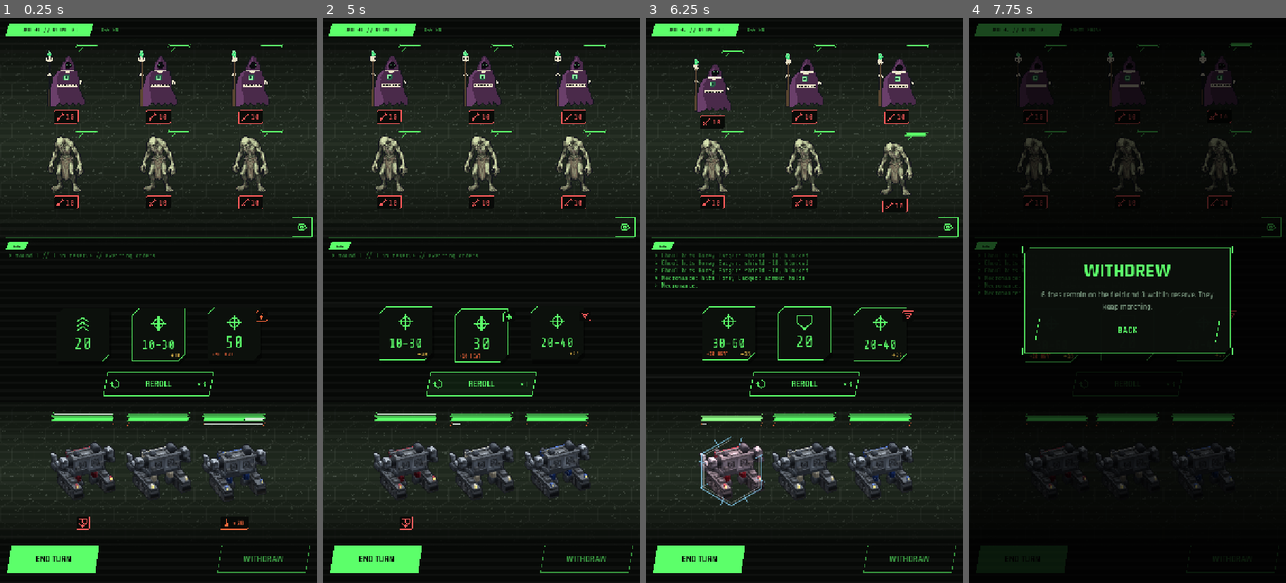
Above: before the commit, frames 1-4 (left to right).
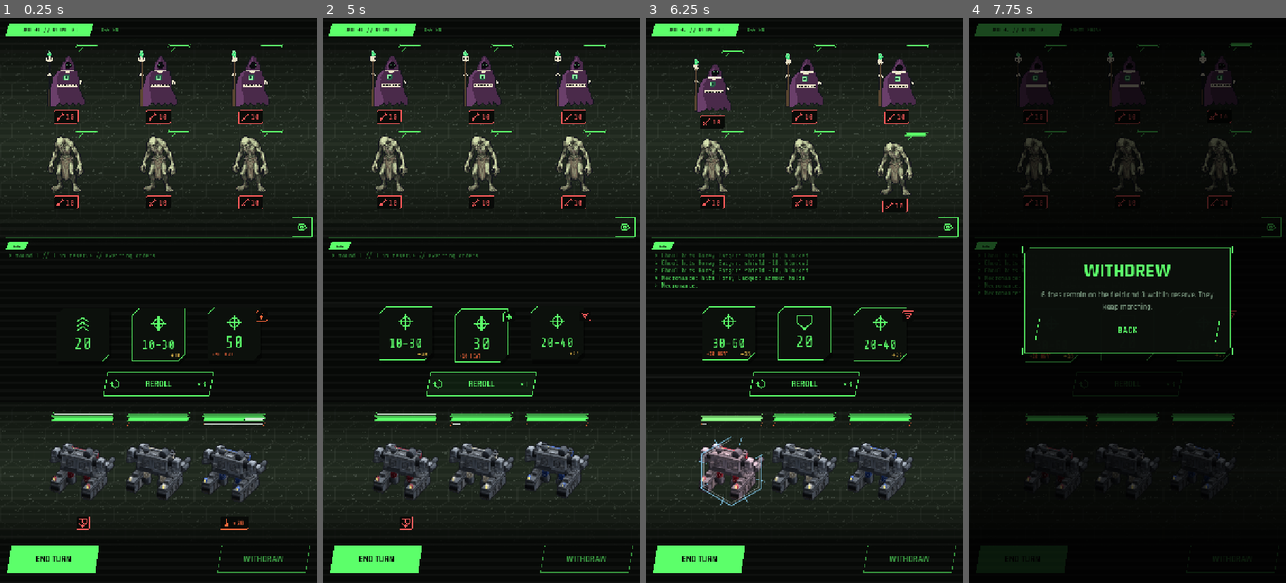
Above: after the commit, the same moments.

Repository: ryanjdmartin/riftgate
Game: Godot game, scene res://game/skirmish/skirmish_screen.tscn
Same seed, same stepped clock (60 frames per second), same inputs: the game is played once before the commit and once after it. This scene is started directly instead of the project's main scene.
Inputs (mouse positions are in pixels of both pictures, inside the frame that each line leads up to):
- Up to frame 1 (0.25 s): no input
- Up to frame 2 (5 s): click (624, 227) at 0.5 s; click "REROLL" at 1.25 s; click "END TURN" at 2 s; click "WITHDRAW" at 2.75 s; click (624, 227) at 3.5 s; click "REROLL" at 4.25 s
- Up to frame 3 (6.25 s): click "END TURN" at 5 s; click "YES" at 5.75 s
- Up to frame 4 (7.75 s): click "WITHDRAW" at 6.5 s; click "YES" at 7.25 s

The runs differ from the first frame. In frame 1, 2.7% of the frame differs, in the area x 15-84%, y 75-86%; in frame 2, 2.8%; in frame 3, 2.9%, in the area x 16-84%, y 75-86%; in frame 4, 0.6%.

Commit message:
Skirmish mechs face the foes turned the other way, claw side out
Co-Authored-By: Claude Fable 5.1 <noreply@anthropic.com>

Diff:
--- a/game/ui/mech_view_3d.gd
+++ b/game/ui/mech_view_3d.gd
@@ -17,7 +17,7 @@
 const PITCH := 30.0
 const YAW_FRONT := 45.0     # front three-quarter: the codex hero angle
 const YAW_REAR := 225.0     # rear three-quarter, kept for hero shots
-const YAW_SKIRMISH := 205.0 # the skirmish: rear three-quarter biased toward away, turned to the right: facing the foes above
+const YAW_SKIRMISH := 155.0 # the skirmish: rear three-quarter facing the foes above, turned to the left (the claw side shows)
 const FILL := 0.92
 
 # The spriter's tones, so 3D and sprites share a palette (tools/spriter/spriter.py).
Not shown, changed: docs/status.md
